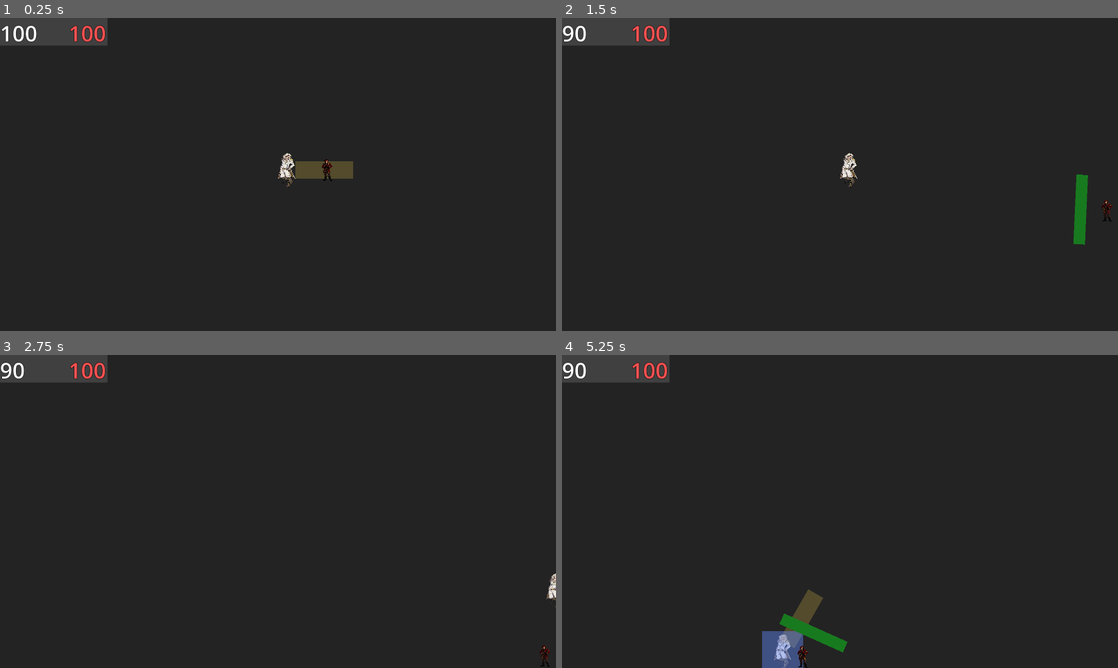
Above: before the commit, frames 1-4 (two rows, left to right).
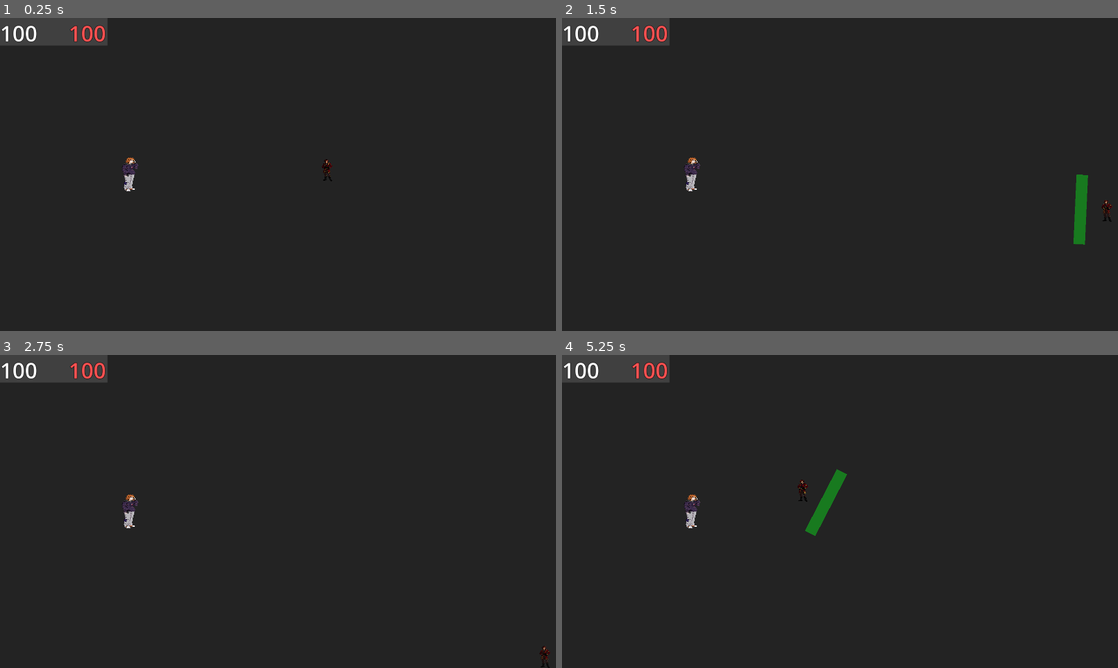
Above: after the commit, the same moments.

Repository: z3roco01/2025-skills-game
Game: Godot game, scene res://scenes/main.tscn
Two runs of this game, one before a commit and one after it. Both use one fixed random seed, a clock stepped at 60 frames per second and the inputs below.
Inputs (mouse positions are in pixels of both pictures, inside the frame that each line leads up to):
- Up to frame 1 (0.25 s): no input
- Up to frame 2 (1.5 s): move the mouse to (962, 158) at 0.52 s; hold D (right) 0.53-1.28 s; tap Shift (dash) at 0.6 s; click (962, 158) at 0.67 s; move the mouse to (728, 190) at 1.27 s; hold S (back) from 1.28 s (still down); click (728, 190) at 1.35 s
- Up to frame 3 (2.75 s): move the mouse to (333, 442) at 2.02 s; release S (back) at 2.03 s; hold D (right) from 2.03 s (still down); right-click (333, 442) at 2.1 s
- Up to frame 4 (5.25 s): move the mouse to (812, 574) at 2.77 s; release D (right) at 2.78 s; hold W (up) 2.78-3.53 s; tap Shift (dash) at 2.85, 5.1 s; click (812, 574) at 2.92 s; move the mouse to (1006, 558) at 3.52 s; hold A (left) 3.53-5.03 s; click (1006, 558) at 3.6 s; move the mouse to (673, 464) at 4.27 s; right-click (673, 464) at 4.35 s; move the mouse to (867, 511) at 5.02 s; hold S (back) from 5.03 s (still down); click (867, 511) at 5.17 s

The runs differ from the first frame. In frame 1, 0.9% of the frame differs, in the area x 21-64%, y 43-56%; in frame 2, 0.5%; in frame 3, 0.4%; in frame 4, 2.5%, in the area x 0-52%, y 2-100%.

Commit message:
add empty clementine ( i love you clementine )

Diff:
--- a/project.godot
+++ b/project.godot
@@ -10,9 +10,10 @@
 
 [application]
 
-config/name="skills 2025"
+config/name="PERFECT*MATCH"
 run/main_scene="res://scenes/main.tscn"
 config/features=PackedStringArray("4.3", "Forward Plus")
+boot_splash/show_image=false
 config/icon="res://icon.svg"
 
 [autoload]
--- /dev/null
+++ b/scenes/clementine_enemy.tscn
@@ -0,0 +1,22 @@
+[gd_scene load_steps=4 format=3 uid="uid://b3fri2537ajl2"]
+
+[ext_resource type="Script" path="res://scripts/clementine_enemy.gd" id="1_ppl44"]
+[ext_resource type="Texture2D" uid="uid://bsec6o4couh6n" path="res://textures/clementine/Clementine Neutral.png" id="2_y4o4f"]
+
+[sub_resource type="RectangleShape2D" id="RectangleShape2D_pumpm"]
+size = Vector2(60, 120)
+
+[node name="clementineEnemy" type="RigidBody2D"]
+freeze = true
+script = ExtResource("1_ppl44")
+
+[node name="Sprite2D" type="Sprite2D" parent="."]
+position = Vector2(-0.999998, -2.86102e-06)
+scale = Vector2(0.0625652, 0.0448263)
+texture = ExtResource("2_y4o4f")
+
+[node name="CollisionShape2D" type="CollisionShape2D" parent="."]
+position = Vector2(-1, 0)
+shape = SubResource("RectangleShape2D_pumpm")
+
+[node name="rotators" type="Node2D" parent="."]
--- a/scenes/dialogue_instance.tscn
+++ b/scenes/dialogue_instance.tscn
@@ -1,6 +1,7 @@
-[gd_scene load_steps=4 format=3 uid="uid://dcne32iho2ohv"]
+[gd_scene load_steps=5 format=3 uid="uid://dcne32iho2ohv"]
 
 [ext_resource type="Script" path="res://scripts/dialogue_instance.gd" id="1_g7hym"]
+[ext_resource type="Texture2D" uid="uid://b657tb1nh5nm2" path="res://textures/lance/Lance Neutral.png" id="3_1kfdp"]
 [ext_resource type="Texture2D" uid="uid://c4cyfofvw5xop" path="res://textures/emil/Émil_Angry_1.png" id="5_qsmhr"]
 
 [sub_resource type="StyleBoxFlat" id="StyleBoxFlat_pn3xh"]
@@ -52,7 +53,7 @@
 grow_horizontal = 2
 grow_vertical = 2
 scale = Vector2(0.5, 0.5)
-texture = ExtResource("5_qsmhr")
+texture = ExtResource("3_1kfdp")
 
 [node name="dialoguePanel" type="Panel" parent="."]
 layout_mode = 1
--- a/scenes/testworld.tscn
+++ b/scenes/testworld.tscn
@@ -2,7 +2,7 @@
 
 [ext_resource type="PackedScene" uid="uid://6vtbxytds8cv" path="res://scenes/player.tscn" id="1_52pld"]
 [ext_resource type="Script" path="res://scripts/testworld.gd" id="1_jgkv1"]
-[ext_resource type="PackedScene" uid="uid://b2i7pjju13kv1" path="res://scenes/carmile_enemy.tscn" id="5_ok8dc"]
+[ext_resource type="PackedScene" uid="uid://b3fri2537ajl2" path="res://scenes/clementine_enemy.tscn" id="3_w2mhi"]
 
 [sub_resource type="WorldBoundaryShape2D" id="WorldBoundaryShape2D_vgk6v"]
 normal = Vector2(0, 1)
@@ -52,12 +52,9 @@
 [node name="CollisionShape2D" type="CollisionShape2D" parent="wall3"]
 shape = SubResource("WorldBoundaryShape2D_tli6n")
 
-[node name="carmileEnemy" parent="." instance=ExtResource("5_ok8dc")]
-position = Vector2(-575, -31)
-
 [node name="player" parent="." node_paths=PackedStringArray("enemy") instance=ExtResource("1_52pld")]
 position = Vector2(170, -15)
-enemy = NodePath("../carmileEnemy")
+enemy = NodePath("../clementineEnemy")
 
 [node name="ColorRect" type="ColorRect" parent="."]
 offset_left = -960.0
@@ -90,3 +87,6 @@
 
 [node name="waittimer" type="Timer" parent="."]
 one_shot = true
+
+[node name="clementineEnemy" parent="." instance=ExtResource("3_w2mhi")]
+position = Vector2(-511, -1)
--- /dev/null
+++ b/scripts/clementine_enemy.gd
@@ -0,0 +1 @@
+extends Enemy
--- a/scripts/dialogue_instance.gd
+++ b/scripts/dialogue_instance.gd
@@ -5,7 +5,6 @@
 @export var expressions = {}
 # the expression that the character will start on
 @export var defaultExpression: String
-
 # the node that holds the dialogue text
 @onready var dialogueTextNode = $dialoguePanel/text
 # gets the node that holds the characters image
--- a/scripts/testworld.gd
+++ b/scripts/testworld.gd
@@ -1,12 +1,12 @@
 extends Node2D
 
-@onready var carmile = $carmileEnemy
+@onready var clementine = $clementineEnemy
 @onready var waittimer = $waittimer
 
 func _ready() -> void:
-	carmile.connect("death", onCarmileDeath)
+	clementine.connect("death", onEnemyDeath)
 
-func onCarmileDeath() -> void:
+func onEnemyDeath() -> void:
 	waittimer.start()
 	print("asd1")
 	await waittimer.timeout
Binary file added: textures/carmile/Carmille_NEUTRAL.png
Not shown, added: textures/carmile/Carmille_NEUTRAL.png.import
Binary file added: textures/clementine/Clementine Neutral.png
Not shown, added: textures/clementine/Clementine Neutral.png.import
Binary file added: textures/lance/Lance Neutral.png
Not shown, added: textures/lance/Lance Neutral.png.import
